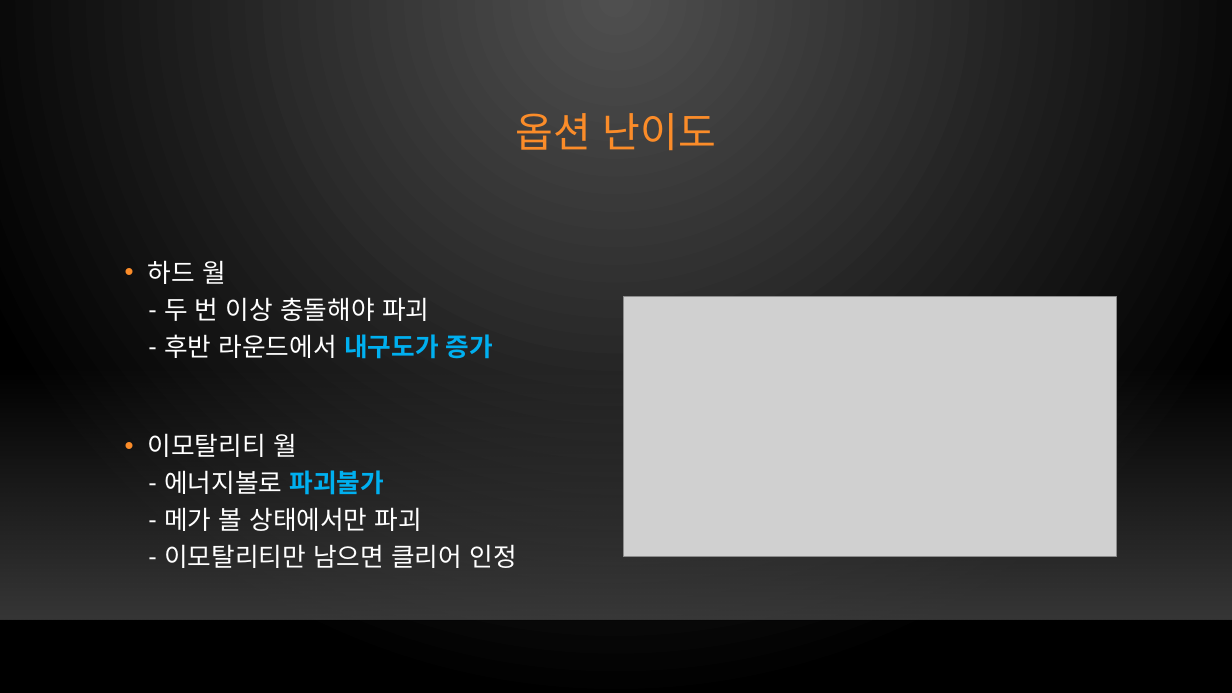
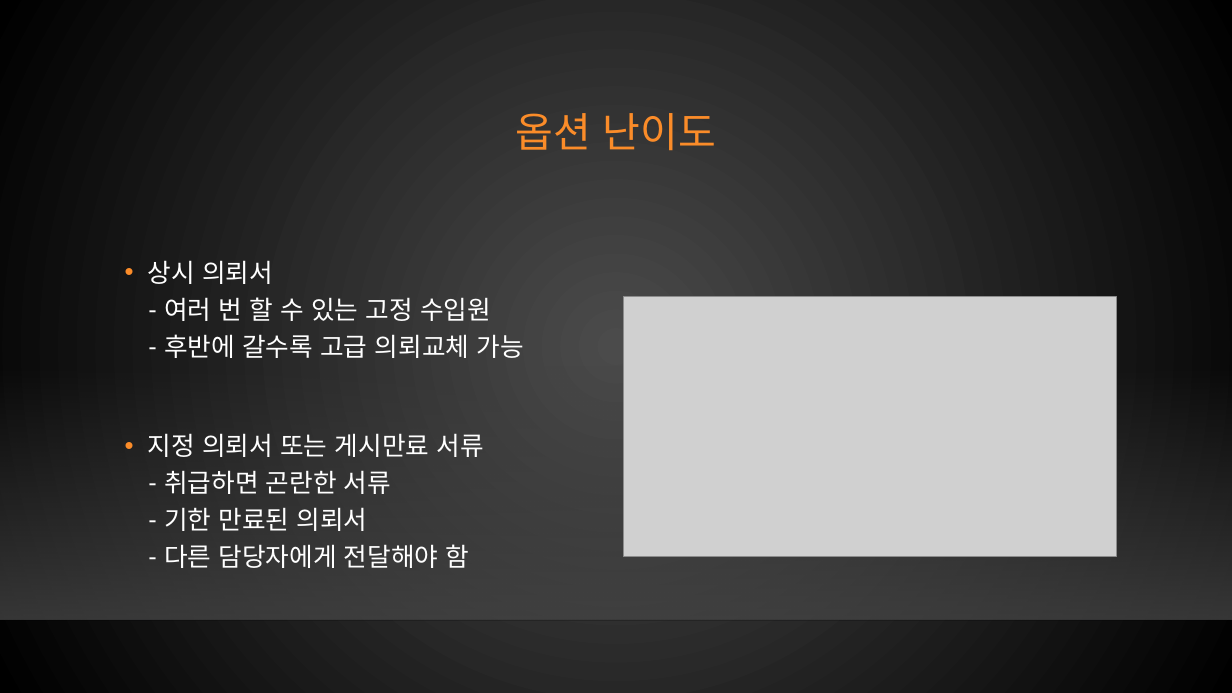
Before and after one commit to xqiwipx/first_project, a slide deck: slide 25 of Kims_project.pptx. Drawn at 1232x693 pixels with LibreOffice and Linux fonts; fonts in the diff are those of the drawing; grey boxes stand for pictures; background and template pictures are left out. Boxes give left, top, right and bottom in pixels: in the first picture for what was removed or moved away, otherwise in the second. Text is boxed around its words. In the diff, an @@ line names an element or a change of style, - is before the commit and + after.

Commit message:
Update Kims_project.pptx
구글에서 수정 테스트

```diff
--- a/Kims_project.pptx
+++ b/Kims_project.pptx
@@ background gradient #505050 to #000000 to gradient #4B4B4B to #000000 @@
@@ text at <box>148,260,524,568</box>: text changed @@
-• 하드 월
-  - 두 번 이상 충돌해야 파괴
-  - 후반 라운드에서 내구도가 증가
-• 이모탈리티 월
-  - 에너지볼로 파괴불가
-  - 메가 볼 상태에서만 파괴
-  - 이모탈리티만 남으면 클리어 인정
+• 상시 의뢰서
+  - 여러 번 할 수 있는 고정 수입원
+  - 후반에 갈수록 고급 의뢰교체 가능
+• 지정 의뢰서 또는 게시만료 서류
+  - 취급하면 곤란한 서류
+  - 기한 만료된 의뢰서
+  - 다른 담당자에게 전달해야 함
```
Also in this commit, not shown: 28 other slides changed.
